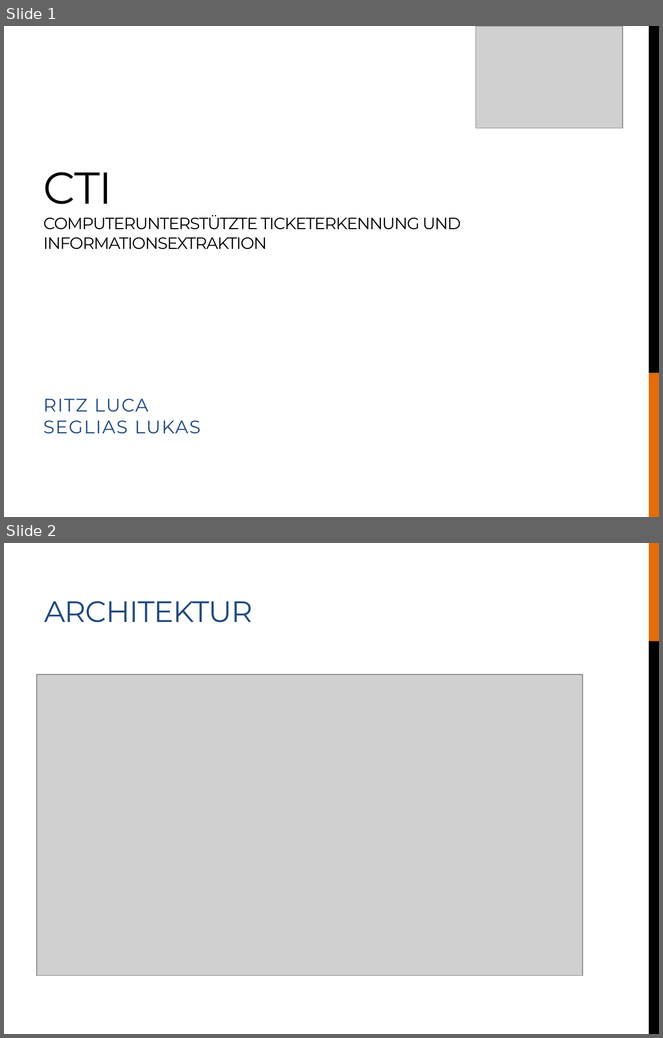
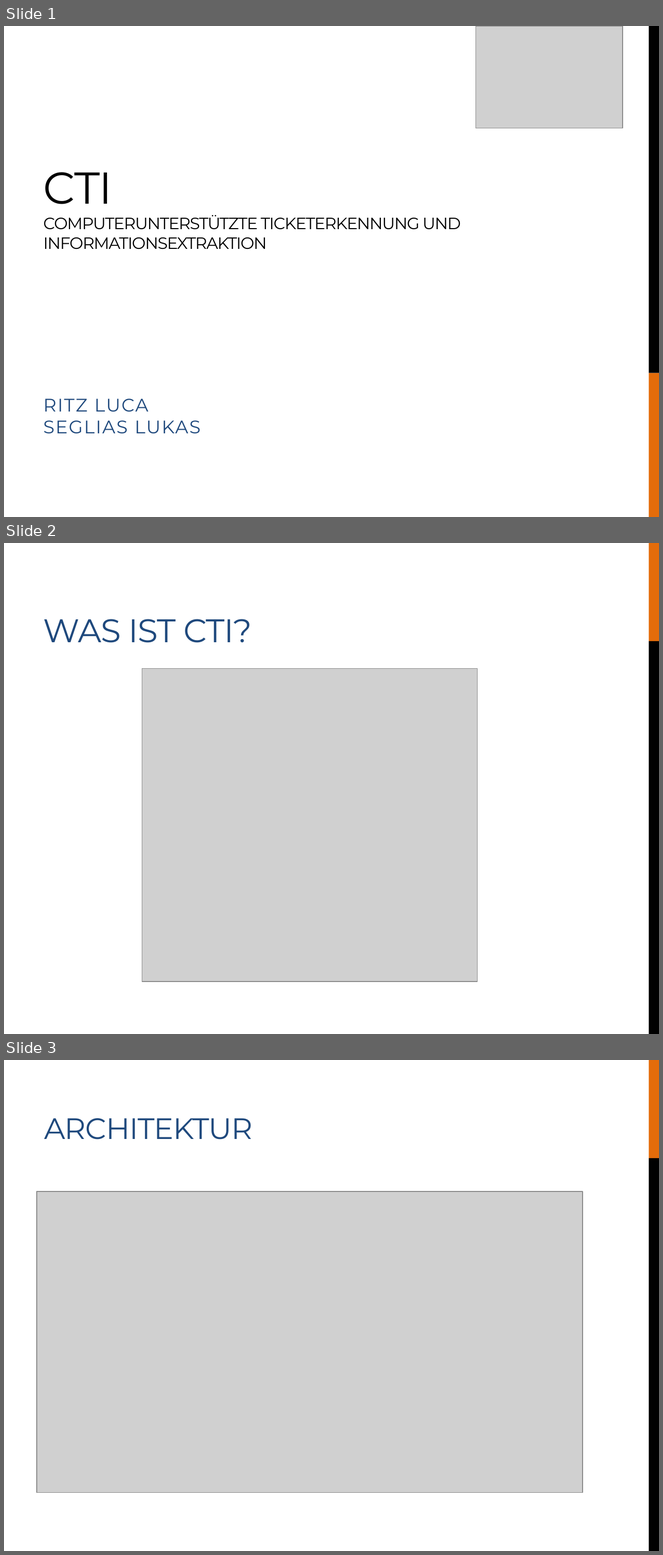
Before and after one commit to LukasSeglias/ticket-recognition-web, a slide deck: doc/presentation.pptx. Shown one above the other, each under a label of ours: slides 1 and 2 before the commit, slides 1, 2 and 3 after it. The pictures are 663x1038 and 663x1555 pixels, drawn with LibreOffice and Linux fonts; fonts in the diff are those of the drawing; grey boxes stand for pictures. Boxes give left, top, right and bottom in pixels: in the first picture for what was removed or moved away, otherwise in the second. Text is boxed around its words. In the diff, an @@ line names an element or a change of style, - is before the commit and + after.

```diff
--- a/doc/presentation.pptx
+++ b/doc/presentation.pptx
@@ slide 2 added at (4, 543, 659, 1034), background #FFFFFF; not listed: 2 template elements that a slide beside it also shows @@
@@ title added at (44, 619, 252, 643), 36 pt, text #1F497D @@
+WAS IST CTI?
@@ picture added at (142, 669, 478, 982) @@
@@ what was slide 2 is now slide 3 @@
```
Also in this commit, not shown: 5 slides changed, 1 other slide added, 3 other files.
